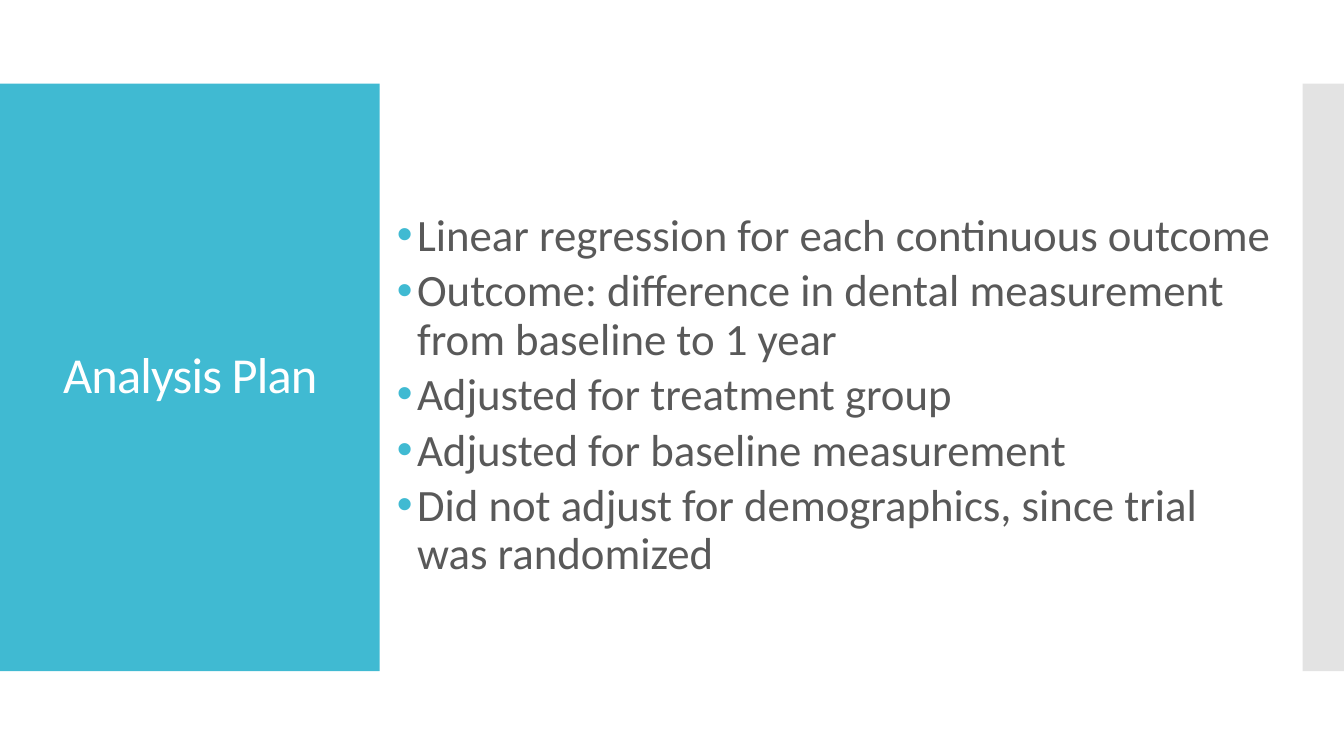
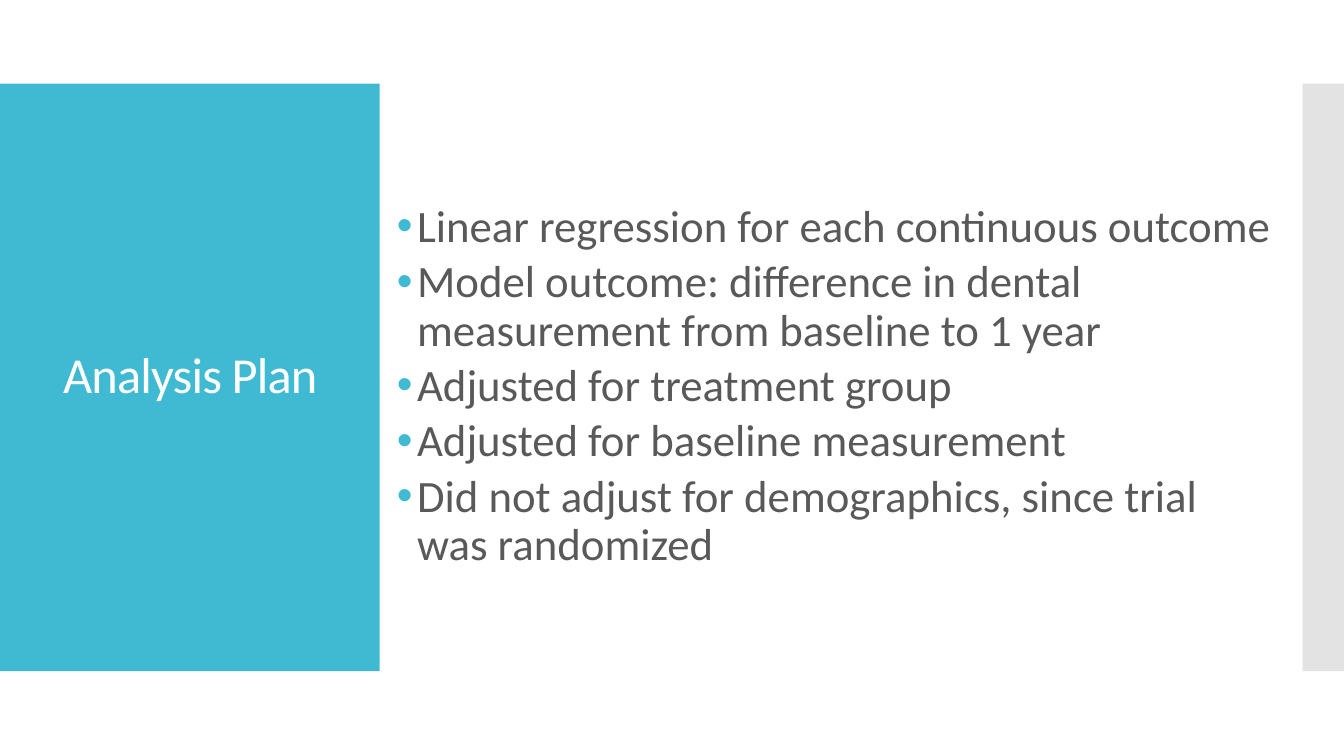
Before and after one commit to johnsra3/bios6623-johnsra3, a slide deck: slide 4 of Project0/Reports/Project 0 Presentation.pptx. Drawn at 1344x756 pixels with LibreOffice and Linux fonts; fonts in the diff are those of the drawing. Boxes give left, top, right and bottom in pixels: in the first picture for what was removed or moved away, otherwise in the second. Text is boxed around its words. In the diff, an @@ line names an element or a change of style, - is before the commit and + after.

```diff
--- a/Project0/Reports/Project 0 Presentation.pptx
+++ b/Project0/Reports/Project 0 Presentation.pptx
@@ text "Linear regression for each continuous ...": place and size @@
-text "Linear regression for each continuous ..." at (417, 220, 1270, 570)
+text "Linear regression for each continuous ..." at (417, 211, 1270, 561)
@@ text at (417, 266, 1101, 353): text changed @@
-  • Outcome: difference in dental measurement from baseline to 1 year
+  • Model outcome: difference in dental measurement from baseline to 1 year
```
Also in this commit, not shown: 4 other slides changed, 1 other file.
